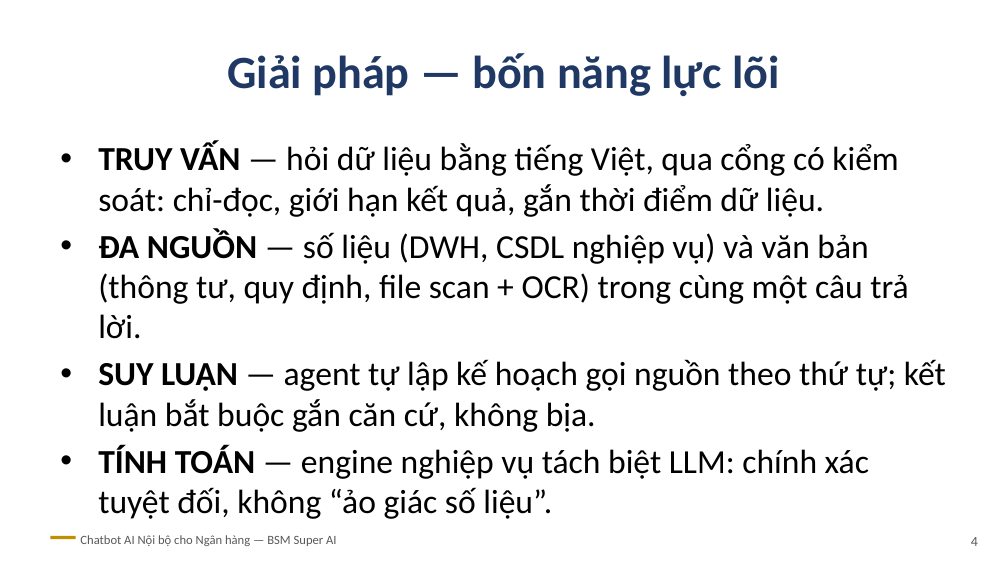
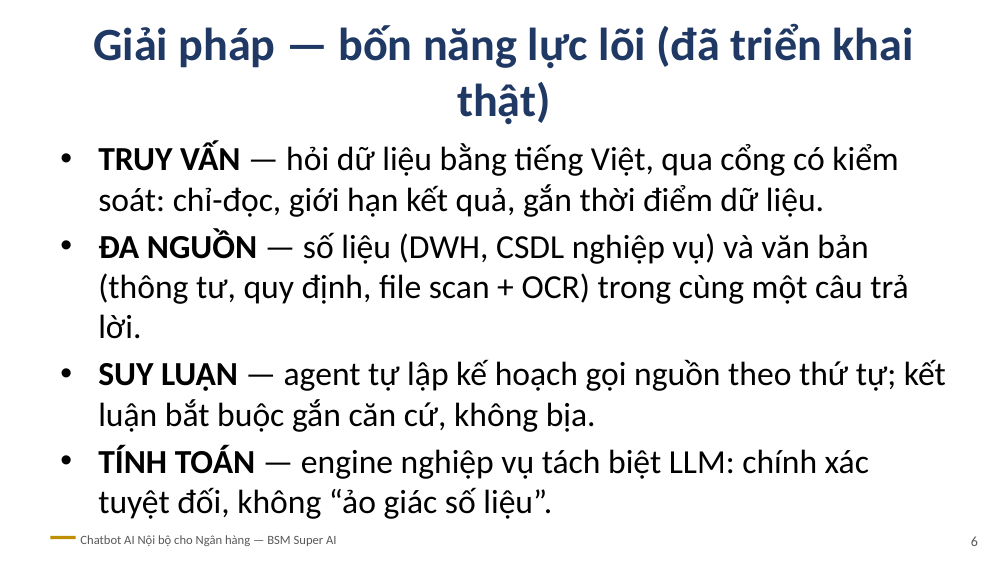
Before and after one commit to bvdiep/ea-tonghop, a slide deck: slide 6 of showcase-slides.pptx (slide 4 before the commit). Drawn at 1008x567 pixels with LibreOffice and Linux fonts; fonts in the diff are those of the drawing. Boxes give left, top, right and bottom in pixels: in the first picture for what was removed or moved away, otherwise in the second. Text is boxed around its words. In the diff, an @@ line names an element or a change of style, - is before the commit and + after.

Commit message:
coding: Chúng ta xem xét file này để viết mở rộng mục 3 (4 năng lực

```diff
--- a/showcase-slides.pptx
+++ b/showcase-slides.pptx
@@ title at [93, 23, 914, 124]: text changed @@
-Giải pháp — bốn năng lực lõi
+Giải pháp — bốn năng lực lõi (đã triển khai thật)
@@ text at [971, 536, 978, 546]: text changed @@
-4
+6
```
Also in this commit, not shown: 9 other slides changed, 2 slides added, 3 other files.
